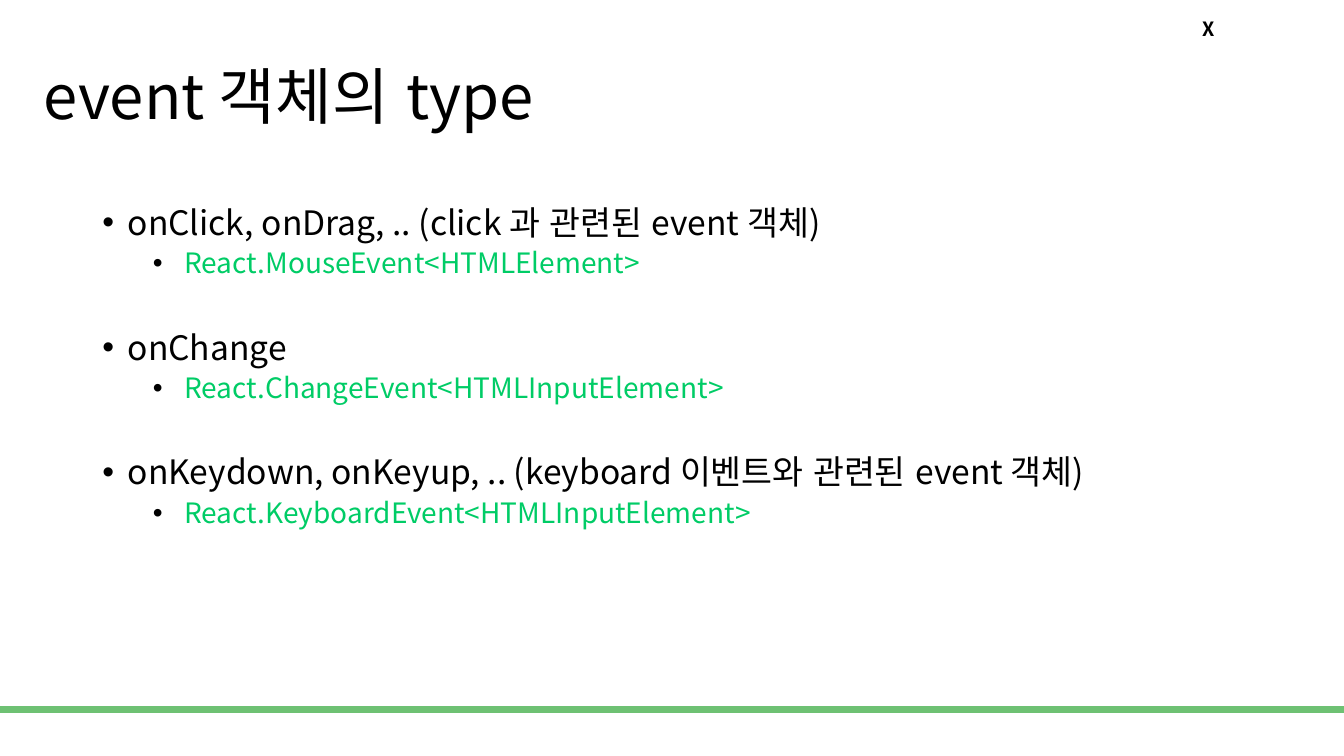
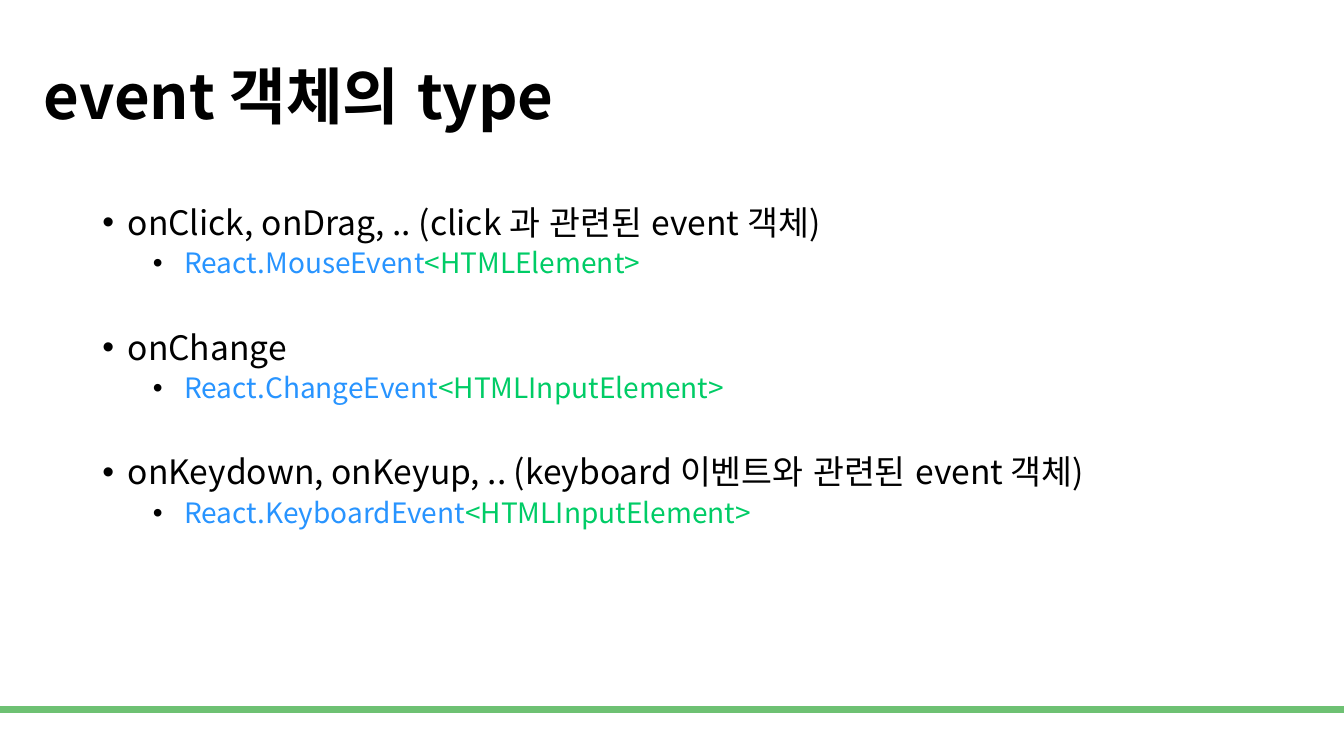
Before and after one commit to DevDamon0527/SeSAC_Yeongdeungpo_Campus_6th, a slide deck: slide 9 of material/[SeSAC_YDP_6] 33_TypeScript_with_React.pptx. Drawn at 1344x756 pixels with LibreOffice and Linux fonts; fonts in the diff are those of the drawing; background and template pictures are left out. Boxes give left, top, right and bottom in pixels: in the first picture for what was removed or moved away, otherwise in the second. Text is boxed around its words. In the diff, an @@ line names an element or a change of style, - is before the commit and + after.

Commit message:
lecture ready (0821) : TS_with react

```diff
--- a/material/[SeSAC_YDP_6] 33_TypeScript_with_React.pptx
+++ b/material/[SeSAC_YDP_6] 33_TypeScript_with_React.pptx
@@ title "event 객체의 type" at (44, 67, 554, 133): bold on @@
@@ text removed at (1202, 21, 1214, 36) @@
-X
@@ text at (184, 250, 751, 530): text colour #00CC66 to #2894FF in "React.MouseEvent<HTMLElement>", "React.ChangeEvent<HTMLInputElement>", "React.KeyboardEvent<HTMLInputElement>" @@
```
Also in this commit, not shown: 8 other slides changed, 1 slide added, 21 other files.
